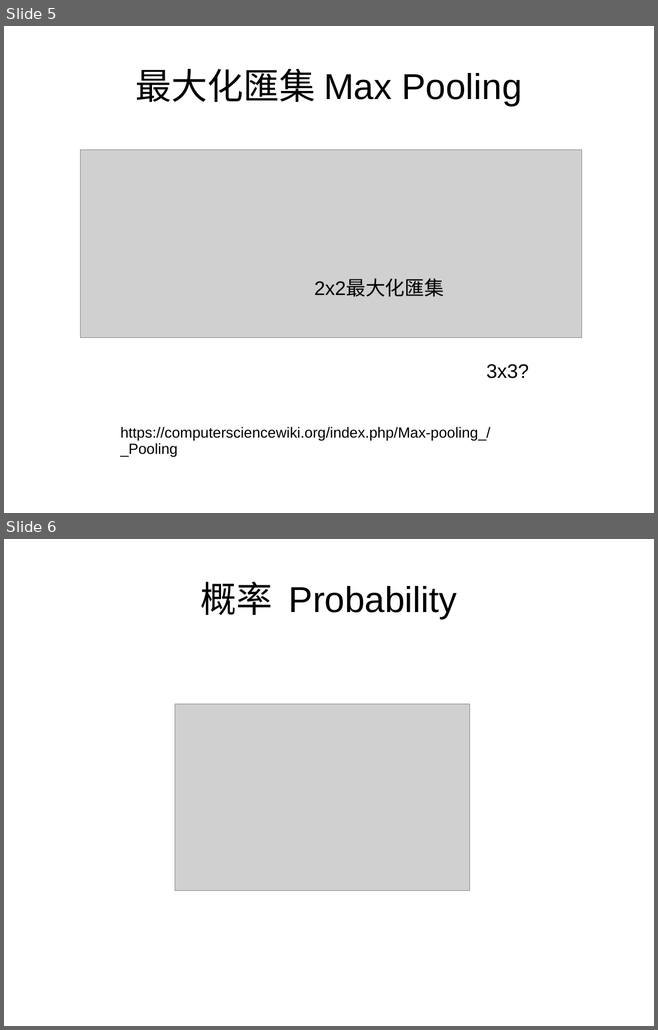
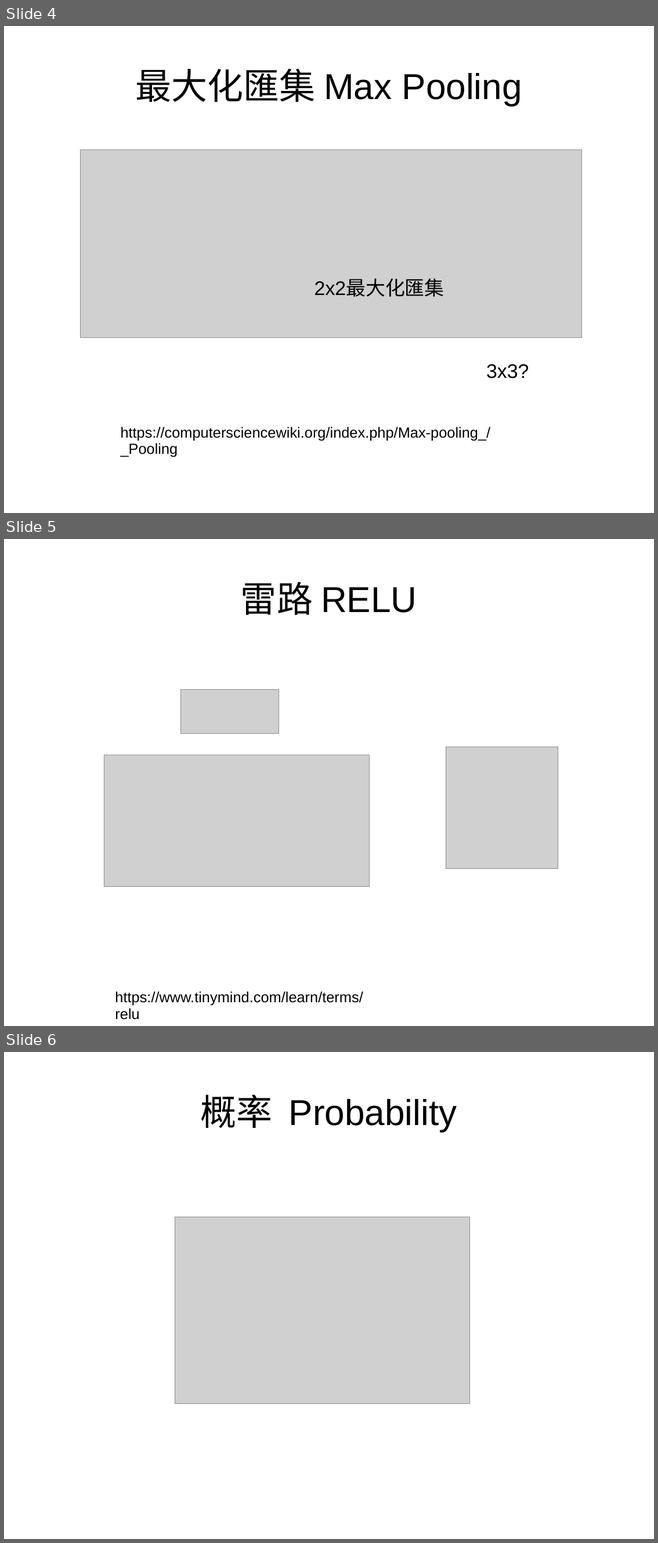
Before and after one commit to kienchen/tungli_ai, a slide deck: AI/深度學習的理論練習.ppt. Shown one above the other, each under a label of ours: slides 5 and 6 before the commit, slides 4, 5 and 6 after it. The pictures are 658x1030 and 658x1543 pixels, drawn with LibreOffice and Linux fonts; fonts in the diff are those of the drawing; grey boxes stand for pictures. Boxes give left, top, right and bottom in pixels: in the first picture for what was removed or moved away, otherwise in the second. Text is boxed around its words. In the diff, an @@ line names an element or a change of style, - is before the commit and + after.

```diff
--- a/AI/深度學習的理論練習.ppt
+++ b/AI/深度學習的理論練習.ppt
@@ slide 5 added at bbox=[4, 539, 654, 1026], background #FFFFFF @@
@@ title added at bbox=[241, 582, 417, 615], 44 pt, text #000000 @@
+雷路 RELU
@@ picture added at bbox=[181, 689, 279, 733] @@
@@ picture added at bbox=[446, 747, 558, 869] @@
@@ picture added at bbox=[104, 755, 369, 887] @@
@@ text added at bbox=[115, 991, 362, 1020], 18 pt, text #000000 @@
+https://www.tinymind.com/learn/terms/relu
@@ what was slide 5 is now slide 4 @@
```
Also in this commit, not shown: 1 slide removed, 1 other file.
